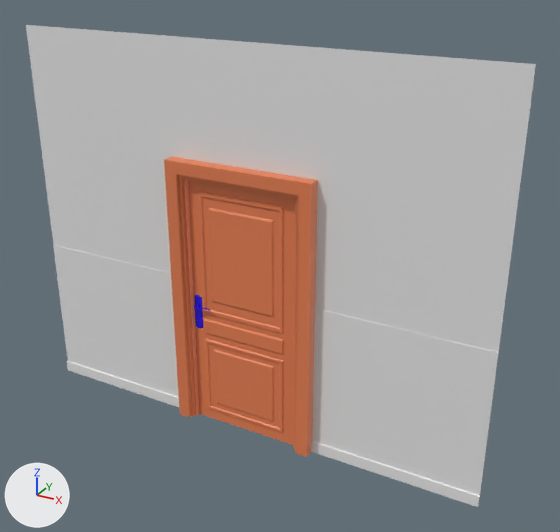
The FBX model BATHROOM/Assets/Modules/sm_door_wall.fbx: old version first, new version second.
Rendered twice from a 50 mm camera at (4.91, -4.7, 3.93) aimed at (2.27, 0.1, 1.53). The axes (+X, +Y, +Z) are drawn at lower left. The lights are the same throughout. The older version comes first. Where no turn or scale is listed for an object, it has been applied to the vertices.

Before the edit, the objects in view are built like this:
```python
ob_sm_door = bpy.data.objects.new('sm_door', me_plane_003)
ob_sm_door.location = (0.0, 0.0, 0.0)
ob_sm_door_001 = bpy.data.objects.new('sm_door.001', me_plane_031)
ob_sm_door_001.location = (0.0, 0.0, 0.0)
ob_sm_door_002 = bpy.data.objects.new('sm_door.002', me_plane_032)
ob_sm_door_002.location = (0.0, 0.0, 0.0)
ob_sm_door_003 = bpy.data.objects.new('sm_door.003', me_plane_033)
ob_sm_door_003.location = (0.0, 0.0, 0.0)
ob_sm_door_004 = bpy.data.objects.new('sm_door.004', me_plane_038)
ob_sm_door_004.location = (0.0, 0.0, 0.0)
ob_sm_door_005 = bpy.data.objects.new('sm_door.005', me_plane_039)
ob_sm_door_005.location = (0.0, 0.0, 0.0)
ob_sm_doorframe = bpy.data.objects.new('sm_doorframe', me_plane_030)
ob_sm_doorframe.location = (0.0, 0.0, 0.0)
ob_sm_wall_001 = bpy.data.objects.new('sm_wall.001', me_plane_035)
ob_sm_wall_001.location = (0.0, 0.0, 0.0)
# also in view: 'sm_tiled.002' at (2.0, 0.0, 0.65); 'sm_skirting.001' at (2.0, -0.01, 0.05)
```
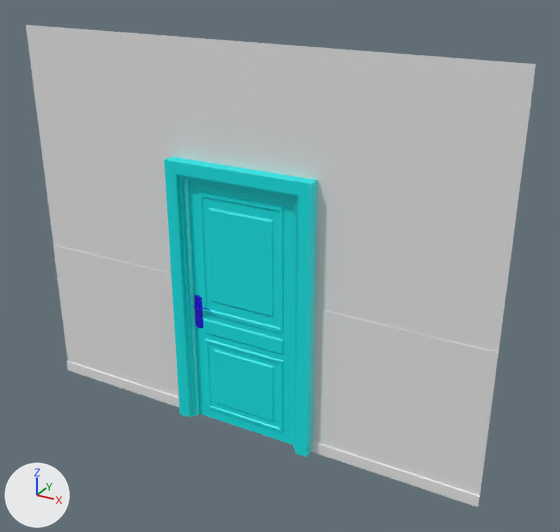
The newer file is also turned or shifted as a whole; pictures and numbers use the older file's frame.

What differs and where, as boxes [x1, y1, x2, y2] in the pictures (560 x 532 px):
'sm_doorframe', recoloured (orange to cyan): [164, 157, 318, 457] in both
'sm_door', recoloured (orange to cyan): [188, 180, 295, 445] in both
'sm_door.004', recoloured (orange to cyan): [209, 208, 274, 317] in both
'sm_door.005', recoloured (orange to cyan): [214, 349, 274, 421] in both
'sm_door.002', recoloured: [199, 191, 284, 334] in both
'sm_door.001', recoloured (orange to cyan): [204, 318, 284, 355] in both
'sm_door.003', recoloured: [205, 339, 284, 433] in both

The change, as a diff of the scene's bpy script:
```diff
--- a/BATHROOM/Assets/Modules/sm_door_wall.fbx.py
+++ b/BATHROOM/Assets/Modules/sm_door_wall.fbx.py
@@ mat_door @@
+mat_door = principled_material('Door')
+mat_door.base_color = (0.0, 0.791, 0.8)  # cyan #00e6e7
@@ me_plane_039 @@
 me_plane_039.from_pydata(...)  # 8 vertices, 5 faces; spans x 1.705..2.278, y -0.022..-0.012, z 0.171..0.699
-me_plane_039.materials.append(mat_wood)  # orange #e78153
+me_plane_039.materials.append(mat_door)  # cyan #00e6e7
@@ me_plane_033 @@
 me_plane_033.from_pydata(...)  # 16 vertices, 12 faces; spans x 1.618..2.364, y -0.022..-0.012, z 0.091..0.779
-me_plane_033.materials.append(mat_wood)  # orange #e78153
+me_plane_033.materials.append(mat_door)  # cyan #00e6e7
@@ me_plane_030 @@
 # used by ob_sm_doorframe; location = (0.0, 0.0, 0.0)
-me_plane_030.from_pydata(...)  # 56 vertices, 39 faces; spans x 1.38..2.62, y -0.1..0.06, z 0.0..2.3
-me_plane_030.materials.append(mat_wood)  # orange #e78153
+me_plane_030.from_pydata(...)  # 56 vertices, 39 faces; spans x 1.37..2.62, y -0.1..0.06, z 0.0..2.3
+me_plane_030.materials.append(mat_door)  # cyan #00e6e7
@@ me_plane_032 @@
 me_plane_032.from_pydata(...)  # 16 vertices, 12 faces; spans x 1.618..2.364, y -0.022..-0.012, z 1.017..2.067
-me_plane_032.materials.append(mat_wood)  # orange #e78153
+me_plane_032.materials.append(mat_door)  # cyan #00e6e7
@@ me_plane_038 @@
 me_plane_038.from_pydata(...)  # 8 vertices, 5 faces; spans x 1.705..2.278, y -0.022..-0.012, z 1.138..1.945
-me_plane_038.materials.append(mat_wood)  # orange #e78153
+me_plane_038.materials.append(mat_door)  # cyan #00e6e7
@@ me_plane_003 @@
 me_plane_003.from_pydata(...)  # 6 vertices, 2 faces; spans x 1.52..2.46, y -0.01..0.06, z 0.0..2.15
-me_plane_003.materials.append(mat_wood)  # orange #e78153
+me_plane_003.materials.append(mat_door)  # cyan #00e6e7
@@ me_plane_031 @@
 me_plane_031.from_pydata(...)  # 8 vertices, 5 faces; spans x 1.617..2.365, y -0.022..-0.012, z 0.83..0.967
-me_plane_031.materials.append(mat_wood)  # orange #e78153
+me_plane_031.materials.append(mat_door)  # cyan #00e6e7
```
